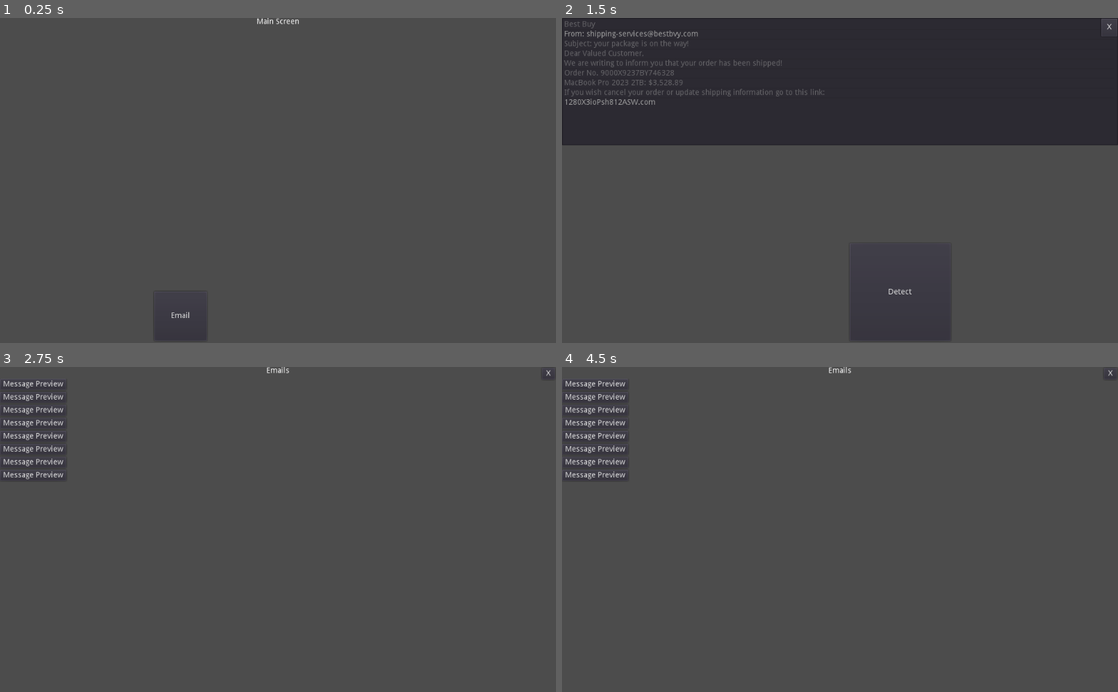
Above: before the commit, frames 1-4 (two rows, left to right).
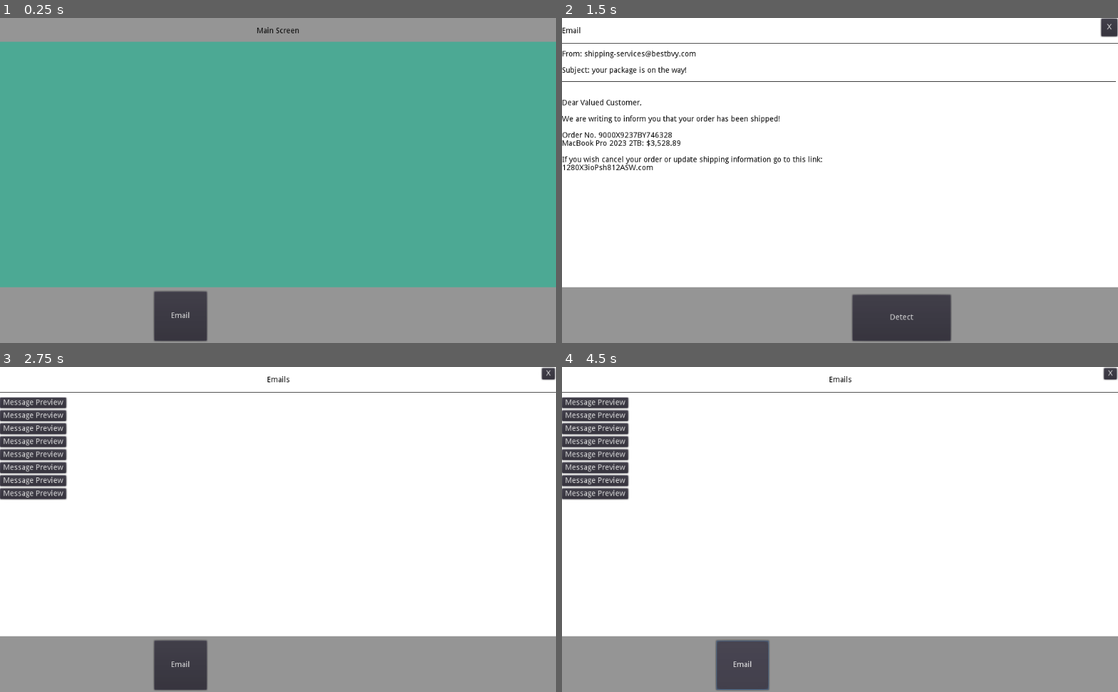
Above: after the commit, the same moments.

Repository: homorocethanj22/Spoofies
Game: Godot game, scene res://Main_UI.tscn
Two runs of this game, one before a commit and one after it. Both use one fixed random seed, a clock stepped at 60 frames per second and the inputs below.
Inputs (mouse positions are in pixels of both pictures, inside the frame that each line leads up to):
- Up to frame 1 (0.25 s): no input
- Up to frame 2 (1.5 s): click "Email" at 0.5 s; click "Message Preview" at 1.25 s
- Up to frame 3 (2.75 s): click "X" at 2 s
- Up to frame 4 (4.5 s): click "X" at 2.75 s; click "Email" at 3.5 s; click (739, 666) at 4.25 s, where only the run after the commit has a clickable "Email"

The runs differ from the first frame. In frame 1, 99% of the frame differs, in the area x 0-100%, y 0-100%; in frame 2, 97%; in frame 3, 96%; in frame 4, 96%.

Commit message:
Updated UI colors

Diff:
--- a/Main_UI.tscn
+++ b/Main_UI.tscn
@@ -7,22 +7,44 @@
 anchor_bottom = 1.0
 script = ExtResource( 1 )
 
-[node name="Content" type="VBoxContainer" parent="."]
+[node name="Panel" type="ColorRect" parent="."]
+self_modulate = Color( 0.74902, 0.917647, 0.74902, 1 )
+light_mask = 0
+anchor_right = 1.0
+anchor_bottom = 1.0
+color = Color( 0.396078, 0.721569, 0.776471, 1 )
+
+[node name="ColorRect" type="ColorRect" parent="Panel"]
+margin_left = -2.0
+margin_right = 1024.0
+margin_bottom = 44.0
+color = Color( 0.584314, 0.584314, 0.584314, 1 )
+
+[node name="Content" type="VBoxContainer" parent="Panel"]
 anchor_right = 1.0
 anchor_bottom = 1.0
 
-[node name="Label" type="Label" parent="Content"]
+[node name="Label" type="Label" parent="Panel/Content"]
+self_modulate = Color( 0, 0, 0, 1 )
 margin_right = 1024.0
-margin_bottom = 14.0
-text = "Main Screen"
+margin_bottom = 31.0
+text = "
+Main Screen"
 align = 1
 
-[node name="Button" type="Button" parent="."]
+[node name="Panel" type="ColorRect" parent="Panel"]
+anchor_top = 1.0
+anchor_right = 1.0
+anchor_bottom = 1.0
+margin_top = -103.0
+color = Color( 0.584314, 0.584314, 0.584314, 1 )
+
+[node name="EmailApp" type="Button" parent="Panel/Panel"]
 margin_left = 284.0
-margin_top = 505.0
+margin_top = 8.0
 margin_right = 381.0
-margin_bottom = 596.0
+margin_bottom = 99.0
 text = "Email"
 
-[connection signal="pressed" from="Button" to="." method="_on_Button_pressed"]
-[connection signal="pressed" from="Button" to="Button" method="_on_Button_pressed"]
+[connection signal="pressed" from="Panel/Panel/EmailApp" to="." method="_on_Button_pressed"]
+[connection signal="pressed" from="Panel/Panel/EmailApp" to="Panel/Panel/EmailApp" method="_on_Button_pressed"]
--- a/email.tscn
+++ b/email.tscn
@@ -8,24 +8,31 @@
 anchor_bottom = 1.0
 script = ExtResource( 2 )
 
+[node name="ColorRect" type="ColorRect" parent="."]
+anchor_right = 1.0
+anchor_bottom = 1.0
+
 [node name="Content" type="VBoxContainer" parent="."]
 anchor_right = 1.0
 anchor_bottom = 1.0
 
 [node name="Label" type="Label" parent="Content"]
-margin_right = 1024.0
-margin_bottom = 14.0
-text = "Emails"
+self_modulate = Color( 0, 0, 0, 1 )
+margin_right = 1026.0
+margin_bottom = 48.0
+text = "
+Emails
+___________________________________________________________________________________________________________________________________________________________________________"
 align = 1
 
 [node name="HBoxContainer" type="HBoxContainer" parent="Content"]
-margin_top = 18.0
-margin_right = 1024.0
-margin_bottom = 18.0
+margin_top = 52.0
+margin_right = 1026.0
+margin_bottom = 52.0
 
 [node name="ScrollContainer" type="ScrollContainer" parent="Content"]
-margin_top = 22.0
-margin_right = 1024.0
+margin_top = 56.0
+margin_right = 1026.0
 margin_bottom = 600.0
 size_flags_horizontal = 3
 size_flags_vertical = 3
@@ -88,4 +95,19 @@
 margin_bottom = 23.0
 text = "X"
 
+[node name="Panel" type="ColorRect" parent="."]
+anchor_top = 1.0
+anchor_right = 1.0
+anchor_bottom = 1.0
+margin_top = -103.0
+color = Color( 0.584314, 0.584314, 0.584314, 1 )
+
+[node name="EmailApp" type="Button" parent="Panel"]
+margin_left = 284.0
+margin_top = 8.0
+margin_right = 381.0
+margin_bottom = 99.0
+text = "Email"
+
 [connection signal="pressed" from="Button" to="." method="_on_Button_pressed"]
+[connection signal="pressed" from="Panel/EmailApp" to="Panel/EmailApp" method="_on_Button_pressed"]
--- a/email_message.gd
+++ b/email_message.gd
@@ -17,8 +17,8 @@
 
 
 func _ready():
-	detect.connect("toggled", self, "_on_Detect_toggled")
-	email_elements.connect("item_selected", self, "_on_email_elements_item_selected")
+	#detect.connect("toggled", self, "_on_Detect_toggled")
+	#email_elements.connect("item_selected", self, "_on_email_elements_item_selected")
 	set_bad_lines()
 
 func set_bad_lines():
--- a/email_message.tscn
+++ b/email_message.tscn
@@ -9,11 +9,33 @@
 anchor_bottom = 1.0
 script = ExtResource( 1 )
 
-[node name="email_elements" type="ItemList" parent="."]
+[node name="Panel" type="ColorRect" parent="."]
+anchor_right = 1.0
+anchor_bottom = 1.0
+
+[node name="email_elements" type="RichTextLabel" parent="Panel"]
+self_modulate = Color( 0, 0, 0, 1 )
 margin_right = 1024.0
-margin_bottom = 235.0
-items = [ "Best Buy", null, true, "From: shipping-services@bestbvy.com", null, false, "Subject: your package is on the way!", null, true, "Dear Valued Customer,", null, true, "We are writing to inform you that your order has been shipped!", null, true, "Order No. 9000X9237BY746328", null, true, "MacBook Pro 2023 2TB: $3,528.89", null, true, "If you wish cancel your order or update shipping information go to this link:", null, true, "1280X3ioPsh812ASW.com ", null, false ]
-max_text_lines = 20
+margin_bottom = 497.0
+text = "
+
+
+
+From: shipping-services@bestbvy.com
+
+Subject: your package is on the way!
+__________________________________________________________________________________________________________________________________________________________________________
+
+
+Dear Valued Customer,
+
+We are writing to inform you that your order has been shipped!
+
+Order No. 9000X9237BY746328
+MacBook Pro 2023 2TB: $3,528.89
+
+If you wish cancel your order or update shipping information go to this link:
+1280X3ioPsh812ASW.com  "
 
 [node name="Button" type="Button" parent="."]
 margin_left = 993.0
@@ -22,14 +44,28 @@
 margin_bottom = 34.0
 text = "X"
 
-[node name="Detect" type="Button" parent="."]
-margin_left = 530.0
-margin_top = 416.0
+[node name="Panel2" type="ColorRect" parent="."]
+anchor_top = 1.0
+anchor_right = 1.0
+anchor_bottom = 1.0
+margin_top = -103.0
+color = Color( 0.584314, 0.584314, 0.584314, 1 )
+
+[node name="Detect" type="Button" parent="Panel2"]
+margin_left = 535.0
+margin_top = 14.0
 margin_right = 716.0
-margin_bottom = 596.0
+margin_bottom = 99.0
 theme = SubResource( 1 )
 text = "Detect"
 
-[connection signal="item_selected" from="email_elements" to="." method="_on_email_elements_item_selected"]
+[node name="Label" type="Label" parent="."]
+self_modulate = Color( 0, 0, 0, 1 )
+margin_right = 1026.0
+margin_bottom = 48.0
+text = "
+Email
+___________________________________________________________________________________________________________________________________________________________________________"
+
 [connection signal="pressed" from="Button" to="." method="_on_Button_pressed"]
-[connection signal="toggled" from="Detect" to="." method="_on_Detect_toggled"]
+[connection signal="toggled" from="Panel2/Detect" to="." method="_on_Detect_toggled"]
